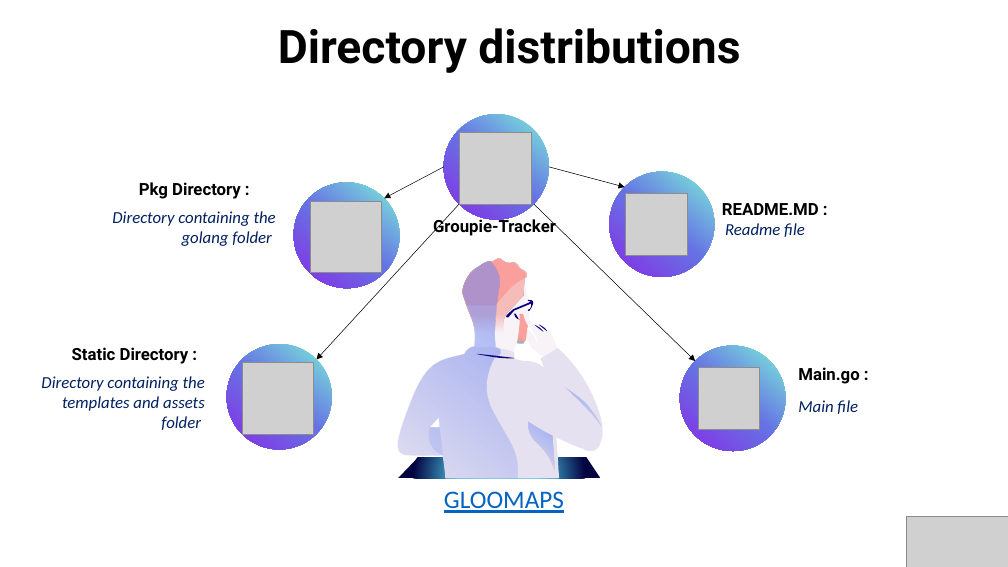
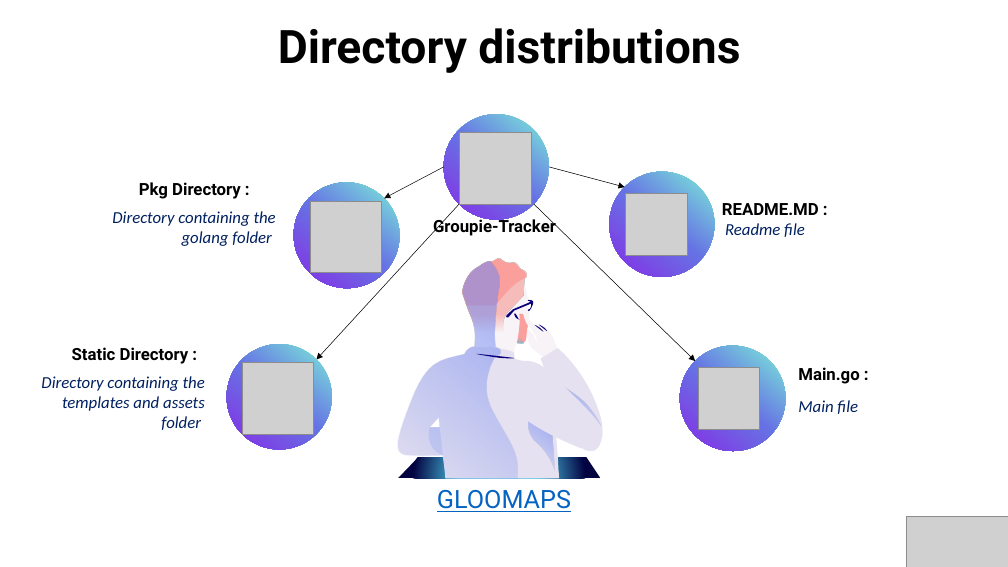
Before and after one commit to x331yS/Groupie-tracker, a slide deck: slide 6 of Groupie-tracker.pptx. Drawn at 1008x567 pixels with LibreOffice and Linux fonts; fonts in the diff are those of the drawing; grey boxes stand for pictures. Boxes give left, top, right and bottom in pixels: in the first picture for what was removed or moved away, otherwise in the second. Text is boxed around its words. In the diff, an @@ line names an element or a change of style, - is before the commit and + after.

```diff
--- a/Groupie-tracker.pptx
+++ b/Groupie-tracker.pptx
@@ text "GLOOMAPS" at bbox=[437, 490, 571, 512]: font Calibri to Roboto @@
```
Also in this commit, not shown: 1 other slide changed, 3 other files.
